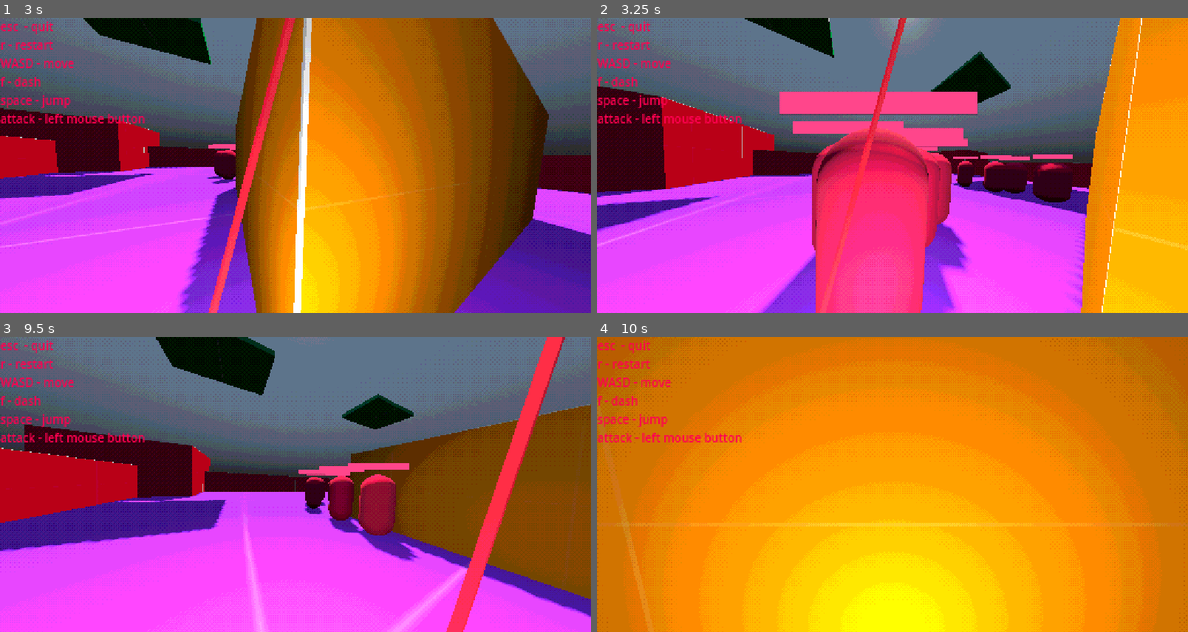
Above: before the commit, frames 1-4 (two rows, left to right).
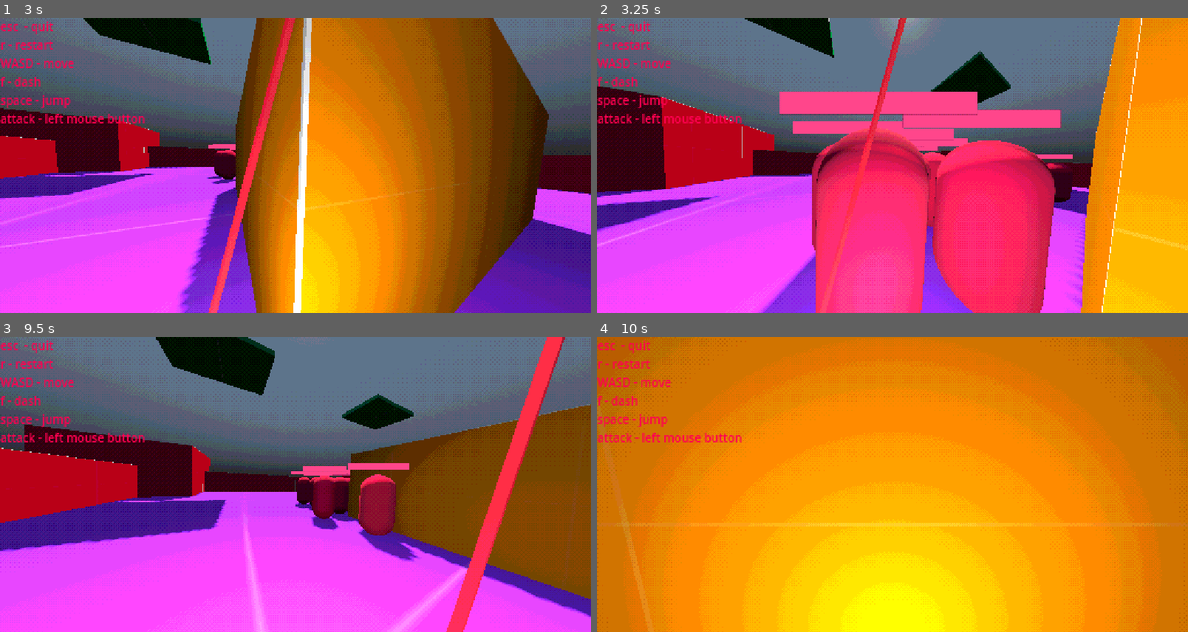
Above: after the commit, the same moments.

Repository: aru24sin/Blade
Game: Godot game, scene res://src/world/postprocessing.tscn
Two runs of this game, one before a commit and one after it. Both use one fixed random seed, a clock stepped at 60 frames per second and the inputs below. The engine's default icon, where the game draws it, is replaced by a stand-in: a white triangle on a blue panel in a dark square.
Inputs (mouse positions are in pixels of both pictures, inside the frame that each line leads up to):
- Up to frame 1 (3 s): tap Enter at 0.5 s; move the mouse to (289, 171) at 0.52 s; hold Up (ui_up) 0.53-2.78 s; tap F (f) at 0.6, 1.55 s; tap R (r) at 0.8, 1.35, 2.3 s; move the mouse to (336, 168) at 1.27 s; move the mouse to (248, 162) at 2.02 s; click (248, 162) at 2.1 s; move the mouse to (301, 165) at 2.77 s; hold Left (ui_left) from 2.78 s (still down); tap E (block) at 2.85 s
- Up to frame 2 (3.25 s): keep holding Left (ui_left); tap F (f) at 3.05 s
- Up to frame 3 (9.5 s): move the mouse to (271, 478) at 3.52 s; release Left (ui_left) at 3.53 s; hold Up (ui_up) 3.53-5.78 s; tap F (f) at 3.6, 4.55, 5.85, 7.55, 8.85 s; tap R (r) at 3.8, 4.35, 5.3, 6.6, 8.3 s; move the mouse to (325, 484) at 4.27 s; move the mouse to (265, 484) at 5.02 s; tap Space (space) at 5.1 s; move the mouse to (307, 478) at 5.77 s; hold Right (ui_right) 5.78-6.53 s; move the mouse to (289, 490) at 6.52 s; hold Up (ui_up) 6.53-8.78 s; move the mouse to (336, 487) at 7.27 s; click (336, 487) at 7.35 s; move the mouse to (248, 481) at 8.02 s; tap E (block) at 8.1 s; move the mouse to (301, 484) at 8.77 s; hold Left (ui_left) from 8.78 s (still down)
- Up to frame 4 (10 s): move the mouse to (868, 478) at 9.52 s; release Left (ui_left) at 9.53 s; hold Up (ui_up) from 9.53 s (still down); tap R (r) at 9.6 s

Frame 1 is identical in both runs. In frame 2, 12% of the frame differs, in the area x 51-79%, y 31-100%; in frame 3, 1.3%; in frame 4, nothing differs.

Commit message:
Web (runnable) export & added 1 enemy

Diff:
--- a/src/world/World.tscn
+++ b/src/world/World.tscn
@@ -52,38 +52,43 @@
 [node name="Room3" parent="NavigationRegion3D" instance=ExtResource("2")]
 transform = Transform3D(0.8, 0, 0, 0, -6.692, -1.85786e-07, 0, 1.01046e-06, -1.2304, 0, 0, 0)
 
-[node name="enemy" parent="." instance=ExtResource("4_aemvq")]
+[node name="Node3D" type="Node3D" parent="."]
+
+[node name="enemy" parent="Node3D" instance=ExtResource("4_aemvq")]
 transform = Transform3D(1, 0, 0, 0, 1, 0, 0, 0, 1, 0, 1.63749, -10.3128)
 
-[node name="enemy2" parent="." instance=ExtResource("4_aemvq")]
+[node name="enemy2" parent="Node3D" instance=ExtResource("4_aemvq")]
 transform = Transform3D(1, 0, 0, 0, 1, 0, 0, 0, 1, 5, 1.63749, -10.3128)
 
-[node name="enemy3" parent="." instance=ExtResource("4_aemvq")]
+[node name="enemy3" parent="Node3D" instance=ExtResource("4_aemvq")]
 transform = Transform3D(1, 0, 0, 0, 1, 0, 0, 0, 1, -5, 1.63749, -10.3128)
 
-[node name="enemy4" parent="." instance=ExtResource("4_aemvq")]
+[node name="enemy4" parent="Node3D" instance=ExtResource("4_aemvq")]
 transform = Transform3D(1, 0, 0, 0, 1, 0, 0, 0, 1, 0, 1.63749, -12.3128)
 
-[node name="enemy5" parent="." instance=ExtResource("4_aemvq")]
+[node name="enemy5" parent="Node3D" instance=ExtResource("4_aemvq")]
 transform = Transform3D(1, 0, 0, 0, 1, 0, 0, 0, 1, -3, 1.63749, -12.3128)
 
-[node name="enemy6" parent="." instance=ExtResource("4_aemvq")]
+[node name="enemy6" parent="Node3D" instance=ExtResource("4_aemvq")]
 transform = Transform3D(1, 0, 0, 0, 1, 0, 0, 0, 1, 3, 1.63749, -12.3128)
 
-[node name="enemy7" parent="." instance=ExtResource("4_aemvq")]
+[node name="enemy7" parent="Node3D" instance=ExtResource("4_aemvq")]
 transform = Transform3D(1, 0, 0, 0, 1, 0, 0, 0, 1, 3, 1.63749, -10.3128)
 
-[node name="enemy8" parent="." instance=ExtResource("4_aemvq")]
+[node name="enemy8" parent="Node3D" instance=ExtResource("4_aemvq")]
 transform = Transform3D(1, 0, 0, 0, 1, 0, 0, 0, 1, -2, 1.63749, -10.3128)
 
-[node name="enemy9" parent="." instance=ExtResource("4_aemvq")]
+[node name="enemy9" parent="Node3D" instance=ExtResource("4_aemvq")]
 transform = Transform3D(1, 0, 0, 0, 1, 0, 0, 0, 1, -2, 1.63749, -8.3128)
 
-[node name="enemy10" parent="." instance=ExtResource("4_aemvq")]
+[node name="enemy10" parent="Node3D" instance=ExtResource("4_aemvq")]
 transform = Transform3D(1, 0, 0, 0, 1, 0, 0, 0, 1, 0, 1.63749, -8.3128)
 
-[node name="enemy11" parent="." instance=ExtResource("4_aemvq")]
+[node name="enemy11" parent="Node3D" instance=ExtResource("4_aemvq")]
 transform = Transform3D(1, 0, 0, 0, 1, 0, 0, 0, 1, 3, 1.63749, -8.3128)
 
-[node name="enemy12" parent="." instance=ExtResource("4_aemvq")]
+[node name="enemy12" parent="Node3D" instance=ExtResource("4_aemvq")]
 transform = Transform3D(1, 0, 0, 0, 1, 0, 0, 0, 1, -4, 1.63749, -8.3128)
+
+[node name="enemy13" parent="Node3D" instance=ExtResource("4_aemvq")]
+transform = Transform3D(1, 0, 0, 0, 1, 0, 0, 0, 1, 0, 1.63749, -6.3128)
Not shown, added: Archive.zip
